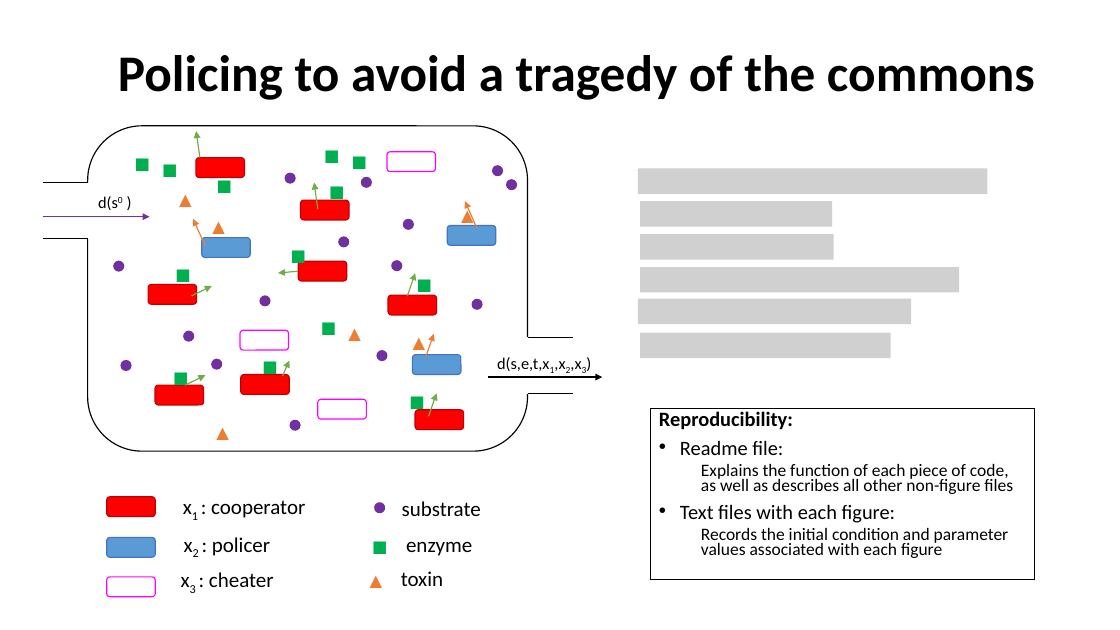
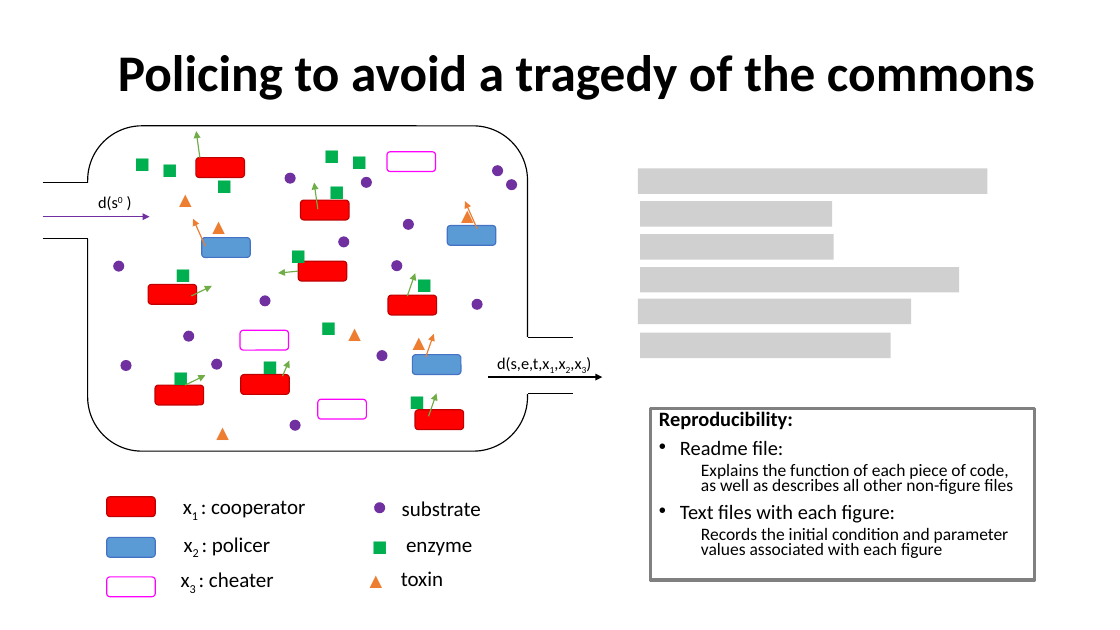
Before and after one commit to lynnbry/bacpo_git, a slide deck: slide 2 of Products/AW_fin.pptx. Drawn at 1120x630 pixels with LibreOffice and Linux fonts; fonts in the diff are those of the drawing; grey boxes stand for pictures. Boxes give left, top, right and bottom in pixels: in the first picture for what was removed or moved away, otherwise in the second. Text is boxed around its words. In the diff, an @@ line names an element or a change of style, - is before the commit and + after.

Commit message:
condensed slides added full system case moved reproducibility added next steps

```diff
--- a/Products/AW_fin.pptx
+++ b/Products/AW_fin.pptx
@@ text "Reproducibility:" at [650, 409, 1034, 581]: outline #000000 0.75 pt to #808080 3 pt @@
```
Also in this commit, not shown: 4 other slides changed, 2 slides removed.
